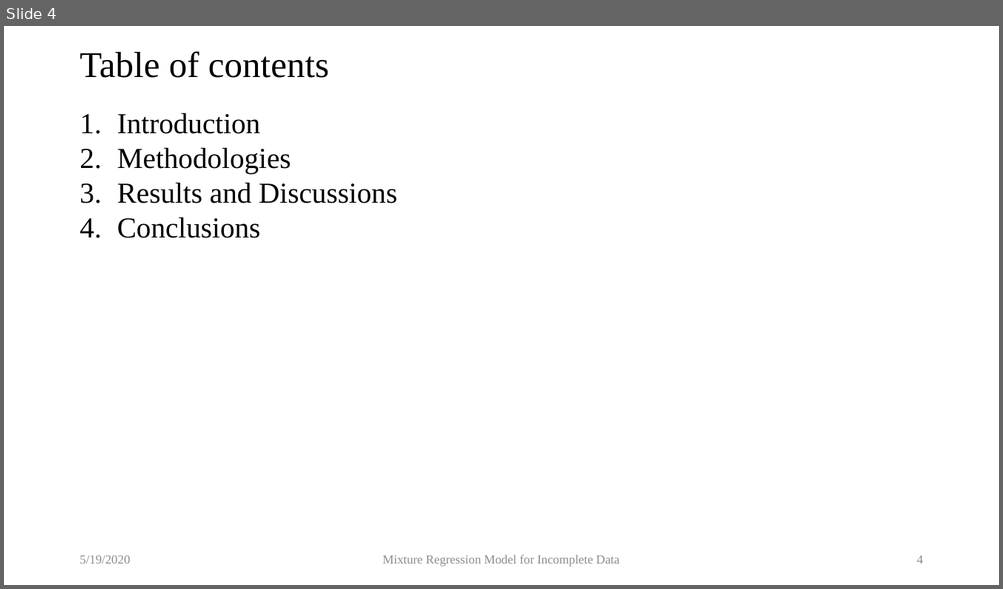
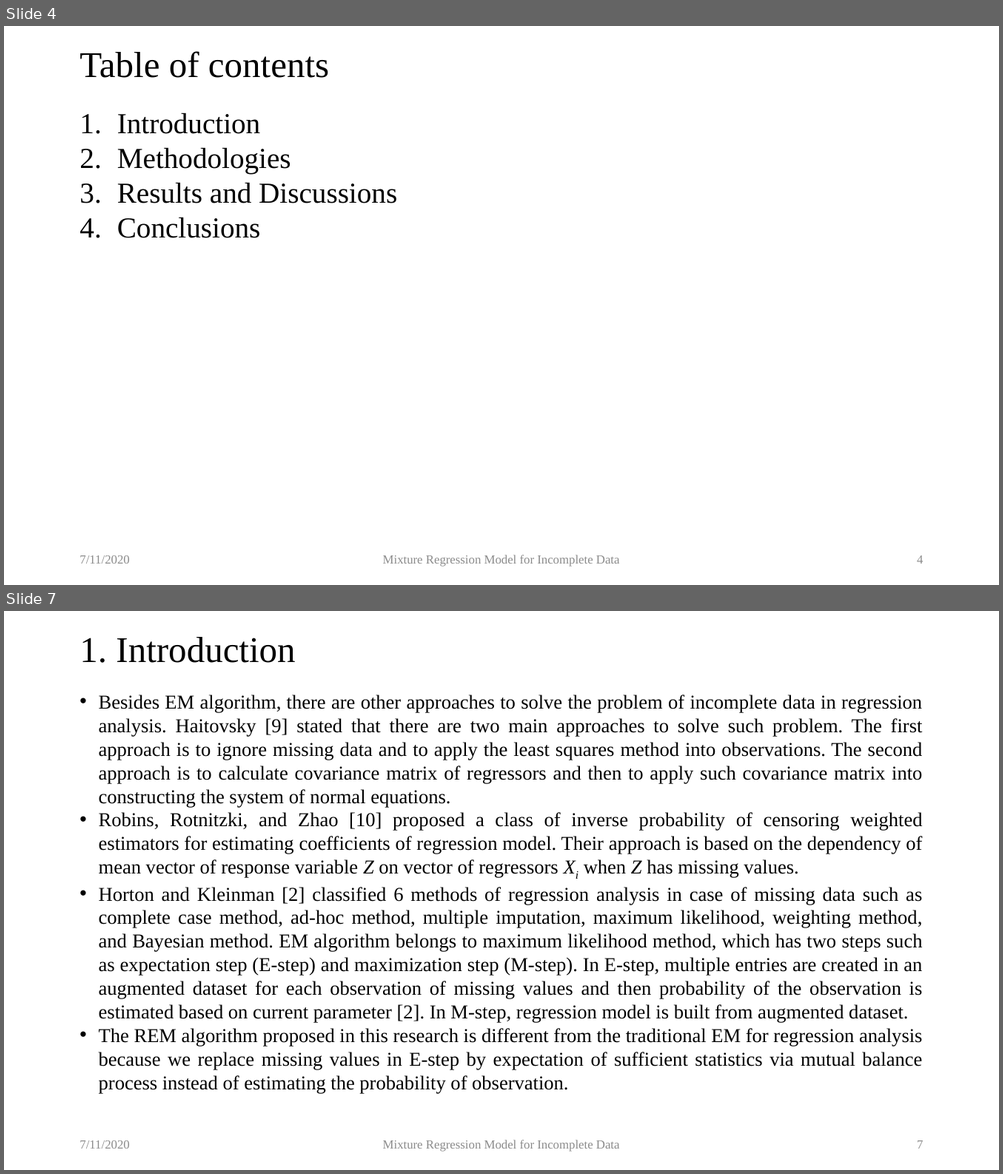
Before and after one commit to locnguyenacademic/sim, a slide deck: 2_design/MixtureRegressionModel/MixtureRegressionModel-RSC.pptx. Shown one above the other, each under a label of ours: slide 4 before the commit, slides 4 and 7 after it; the slides between them are not shown. The pictures are 1003x589 and 1003x1174 pixels, drawn with LibreOffice and Linux fonts; fonts in the diff are those of the drawing. Boxes give left, top, right and bottom in pixels: in the first picture for what was removed or moved away, otherwise in the second. Text is boxed around its words. In the diff, an @@ line names an element or a change of style, - is before the commit and + after.

```diff
--- a/2_design/MixtureRegressionModel/MixtureRegressionModel-RSC.pptx
+++ b/2_design/MixtureRegressionModel/MixtureRegressionModel-RSC.pptx
@@ slide 7 added at (x1=4, y1=611, x2=999, y2=1170), background #FFFFFF @@
@@ title added at (x1=79, y1=637, x2=295, y2=663), 35 pt, text #000000 @@
+1. Introduction
@@ text added at (x1=99, y1=695, x2=922, y2=1094), 19 pt, text #000000 @@
+• Besides EM algorithm, there are other approaches to solve the problem of incomplete data in regression analysis. Haitovsky [9] stated that there are two main approaches to solve such problem. The first approach is to ignore missing data and to apply the least squares method into observations. The second approach is to calculate covariance matrix of regressors and then to apply such covariance matrix into constructing the system of normal equations.
+• Robins, Rotnitzki, and Zhao [10] proposed a class of inverse probability of censoring weighted estimators for estimating coefficients of regression model. Their approach is based on the dependency of mean vector of response variable Z on vector of regressors Xi when Z has missing values.
+• Horton and Kleinman [2] classified 6 methods of regression analysis in case of missing data such as complete case method, ad-hoc method, multiple imputation, maximum likelihood, weighting method, and Bayesian method. EM algorithm belongs to maximum likelihood method, which has two steps such as expectation step (E-step) and maximization step (M-step). In E-step, multiple entries are created in an augmented dataset for each observation of missing values and then probability of the observation is estimated based on current parameter [2]. In M-step, regression model is built from augmented dataset.
+• The REM algorithm proposed in this research is different from the traditional EM for regression analysis because we replace missing values in E-step by expectation of sufficient statistics via mutual balance process instead of estimating the probability of observation.
@@ text added at (x1=79, y1=1141, x2=129, y2=1149), 12 pt, text #8C8C8C @@
+7/11/2020
@@ text added at (x1=383, y1=1140, x2=620, y2=1152), 12 pt, text #8C8C8C @@
+Mixture Regression Model for Incomplete Data
@@ page number added at (x1=916, y1=1141, x2=922, y2=1149), 12 pt, text #8C8C8C @@
+7
@@ slide 4 changed as well @@
@@ text at (x1=79, y1=556, x2=129, y2=564): text changed @@
-5/19/2020
+7/11/2020
```
Also in this commit, not shown: 9 other slides changed, 10 other slides added.
